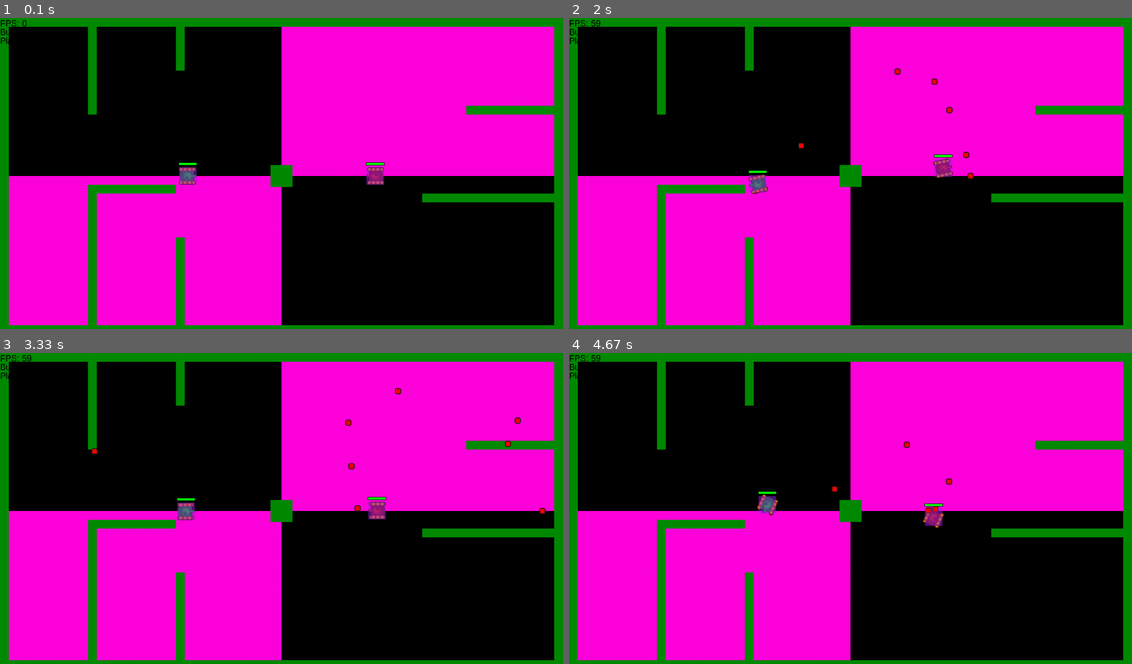
Above: before the commit, frames 1-4 (two rows, left to right).
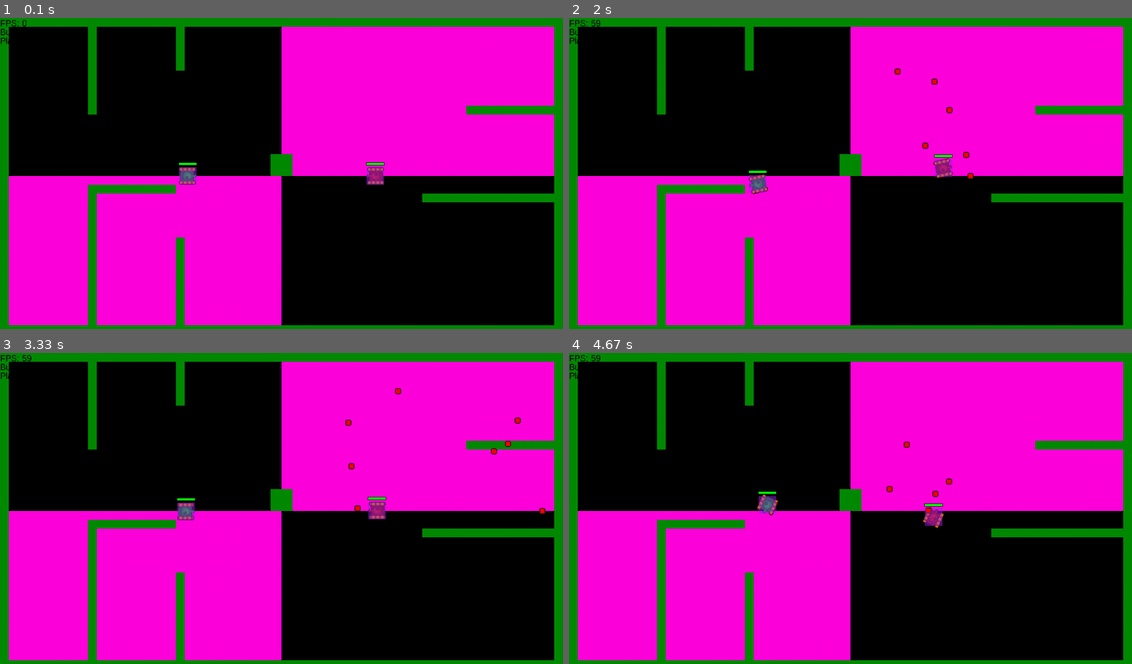
Above: after the commit, the same moments.

Repository: jessie-leal/TankGame
Game: pygame game, started from main.py
Same seed, same stepped clock (60 frames per second), same inputs: the game is played once before the commit and once after it.
Inputs:
- Up to frame 1 (0.1 s): no input
- Up to frame 2 (2 s): tap Right Ctrl at 0.33, 0.73, 1.03, 1.23, 1.57, 1.87 s; hold Right 0.67-1.13 s; hold D 0.67-1.13 s; hold Up 1.17-1.47 s; hold W 1.17-1.47 s; hold Right 1.5-1.97 s; hold D 1.5-1.97 s
- Up to frame 3 (3.33 s): hold Left 2-2.53 s; hold A 2-2.53 s; tap Right Ctrl at 2.07, 2.37, 2.63, 2.97, 3.27 s; hold Down 2.57-2.87 s; hold S 2.57-2.87 s; hold Left 2.9-3.3 s; hold A 2.9-3.3 s
- Up to frame 4 (4.67 s): hold Up 3.33-3.7 s; hold W 3.33-3.7 s; tap Right Ctrl at 3.4, 3.8, 4.1, 4.47 s; hold Right 3.73-4.37 s; hold D 3.73-4.37 s; hold Down from 4.4 s (still down); hold S from 4.4 s (still down)

The runs differ from the first frame. In frame 1, 0.3% of the frame differs, in the area x 48-52%, y 43-55%; in frame 2, 0.3%; in frame 3, 0.3%; in frame 4, 0.4%, in the area x 46-66%, y 42-55%.

Commit message:
updated bullet collision check

Diff:
--- a/entities.py
+++ b/entities.py
@@ -138,16 +138,36 @@
         #Bounce
         collidedObject = self.rect.collideobjects([test_rect])
         if(collidedObject != None):
-            print(collidedObject.center, self.rect.center)
-            if self.rect.center[1] > collidedObject.top and self.rect.center[1] < collidedObject.bottom: # x-axis bounce
+            side = self.determine_side(collidedObject)
+            if side == "TOP" or side == "BOTTOM":
+                self.angle = -self.angle
+            elif side == "LEFT" or side == "RIGHT":
                 self.angle = math.pi - self.angle
-            if self.rect.center[0] > collidedObject.left and self.rect.center[0] > collidedObject.top: # y-axis bounce
-                # if self.rect.topright < collidedObject.center[0]
-                self.angle = -self.angle
+
         # if self.y > SCREEN_HEIGHT - self.rect.height or self.y < 0:
         #     self.angle = -self.angle
         # if self.x > SCREEN_WIDTH - self.rect.width or self.x < 0:
         #     self.angle = math.pi - self.angle
+
+    def determine_side(self, collidedObject):
+        # Slopes of collidedObject (top left to bottom right) and (top right to bottom left)
+        slope1 = (collidedObject.topleft[1] - collidedObject.bottomright[1]) / (collidedObject.topleft[0] - collidedObject.bottomright[0])
+        slope2 = (collidedObject.topright[1] - collidedObject.bottomleft[1]) / (collidedObject.topright[0] - collidedObject.bottomleft[0])
+
+        # Check if bullet is between the two slopes
+        isAbove1 = self.rect.center[1] < slope1 * self.rect.center[0] + (collidedObject.topleft[1] - slope1 * collidedObject.topleft[0])
+        isAbove2 = self.rect.center[1] < slope2 * self.rect.center[0] + (collidedObject.topright[1] - slope2 * collidedObject.topright[0])
+
+        if isAbove1 and isAbove2:
+            return "TOP"
+        elif not isAbove1 and not isAbove2:
+            return "BOTTOM"
+        elif isAbove1 and not isAbove2:
+            return "RIGHT"
+        elif not isAbove1 and isAbove2:
+            return "LEFT"
+        else:
+            return "ERROR"
 
 class Laser():
     def __init__(self, coord, angleRad, owner = None):
--- a/main.py
+++ b/main.py
@@ -17,7 +17,7 @@
 test_image = pg.surface.Surface((50, 50))
 test_image.fill('green4')
 test_rect = test_image.get_rect()
-test_rect.center = ((SCREEN_WIDTH/2, SCREEN_HEIGHT/2))
+test_rect.center = ((SCREEN_WIDTH/2, SCREEN_HEIGHT/2-25))
 print(test_rect.left, test_rect.right, test_rect.top, test_rect.center)
 
 list_players.append(Player(1, texture = SPRITE["PLAYER1"], coord = (SCREEN_WIDTH/3, SCREEN_HEIGHT/2), controls=CONTROL_PRESET["WASD"]))
@@ -42,6 +42,6 @@
     # map.drawMaze()
     map.redraw()
 
+    mainDisplay.blit(test_image, test_rect)
     handler.update_screen()
-    mainDisplay.blit(test_image, test_rect)
     pg.display.update()
